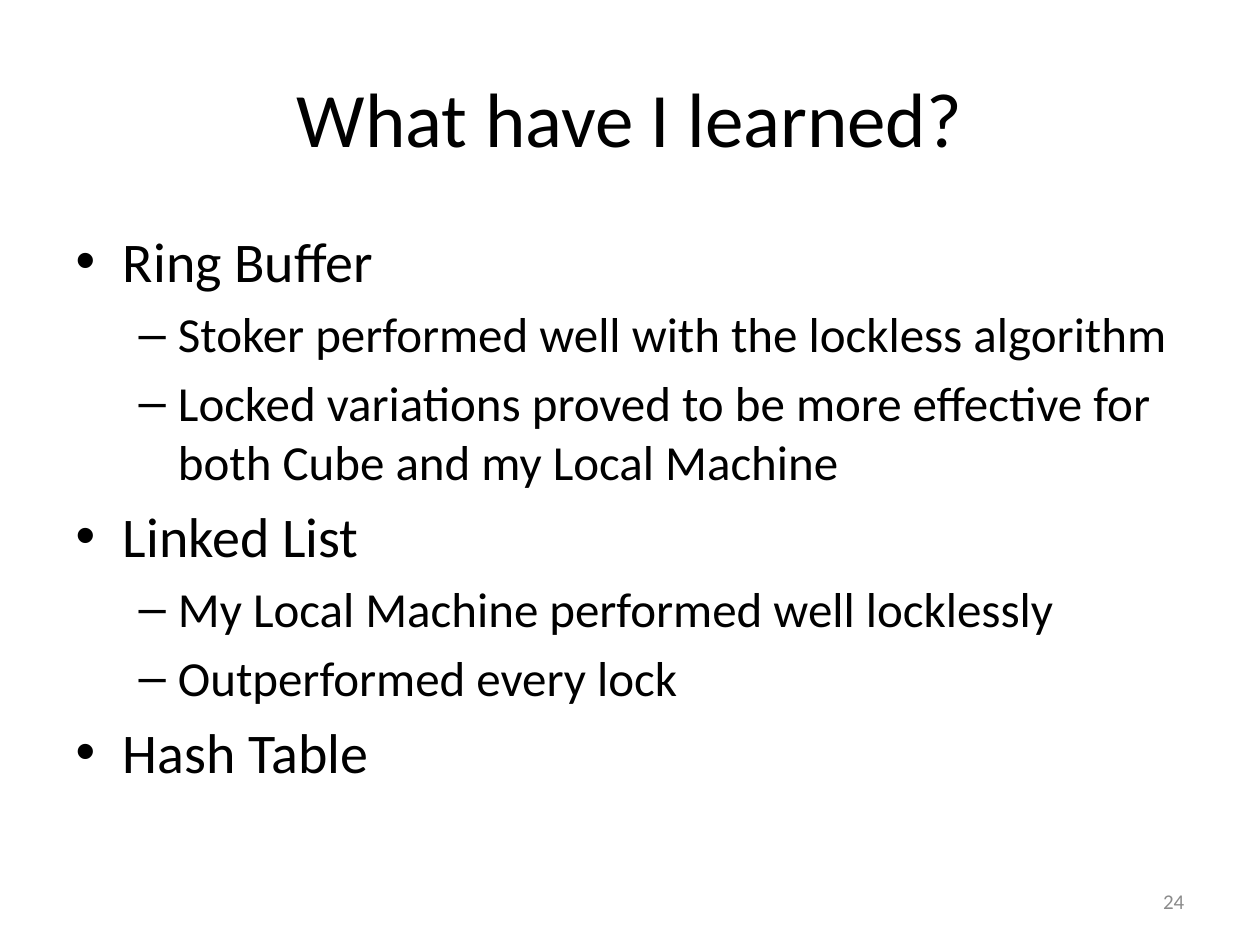
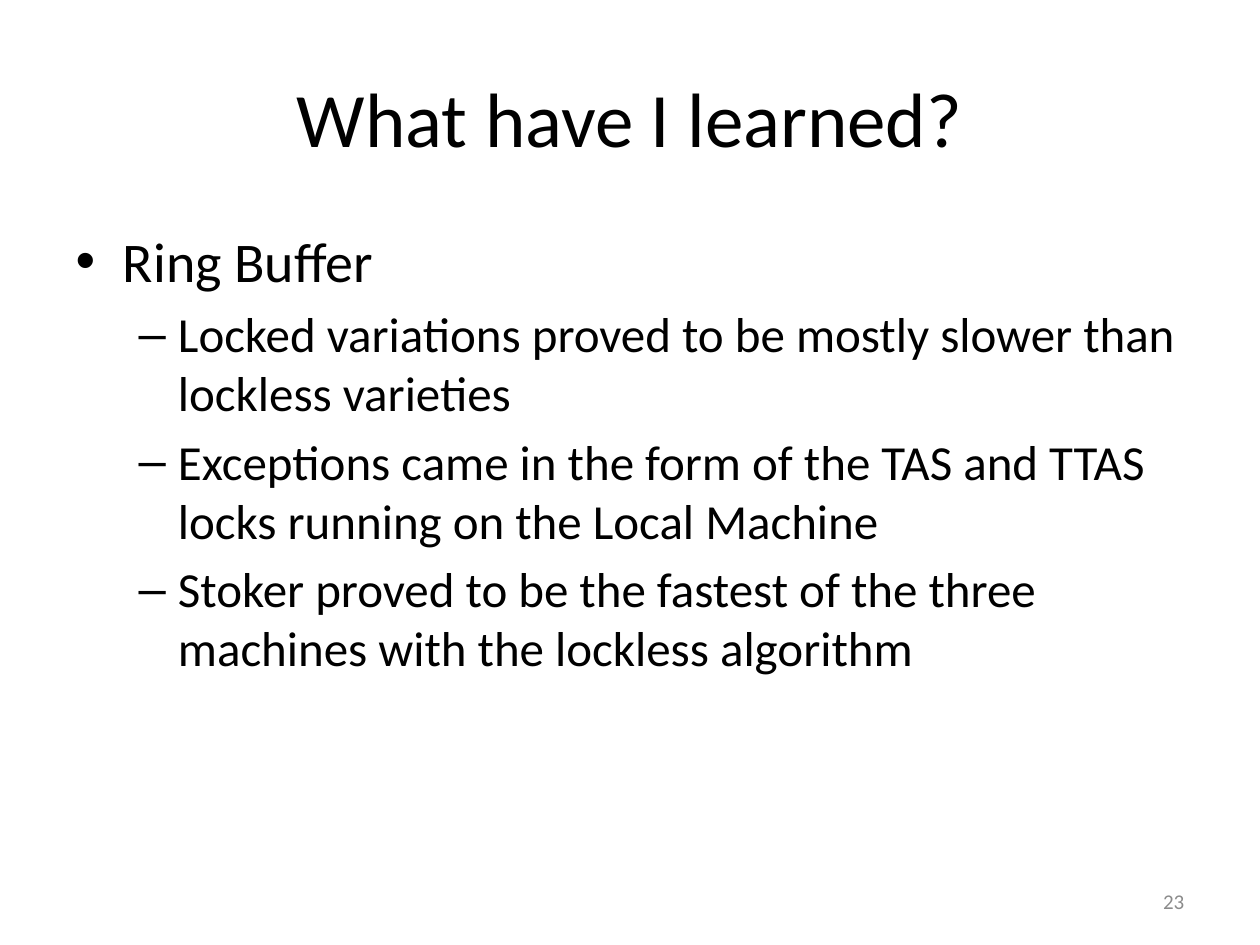
Before and after one commit to gibsonma/FYP, a slide deck: slide 23 of Report/FYP_Presentation.pptx (slide 24 before the commit). Drawn at 1260x945 pixels with LibreOffice and Linux fonts; fonts in the diff are those of the drawing. Boxes give left, top, right and bottom in pixels: in the first picture for what was removed or moved away, otherwise in the second. Text is boxed around its words. In the diff, an @@ line names an element or a change of style, - is before the commit and + after.

```diff
--- a/Report/FYP_Presentation.pptx
+++ b/Report/FYP_Presentation.pptx
@@ text at <box>178,318,1174,675</box>: text changed @@
-  – Stoker performed well with the lockless algorithm
-  – Locked variations proved to be more effective for both Cube and my Local Machine
-• Linked List
-  – My Local Machine performed well locklessly
-  – Outperformed every lock
-• Hash Table
+  – Locked variations proved to be mostly slower than lockless varieties
+  – Exceptions came in the form of the TAS and TTAS locks running on the Local Machine
+  – Stoker proved to be the fastest of the three machines with the lockless algorithm
@@ page number at <box>1163,895,1184,909</box>: text changed @@
-24
+23
```
Also in this commit, not shown: 5 other slides changed, 2 slides added, 1 slide removed, 14 other files.
